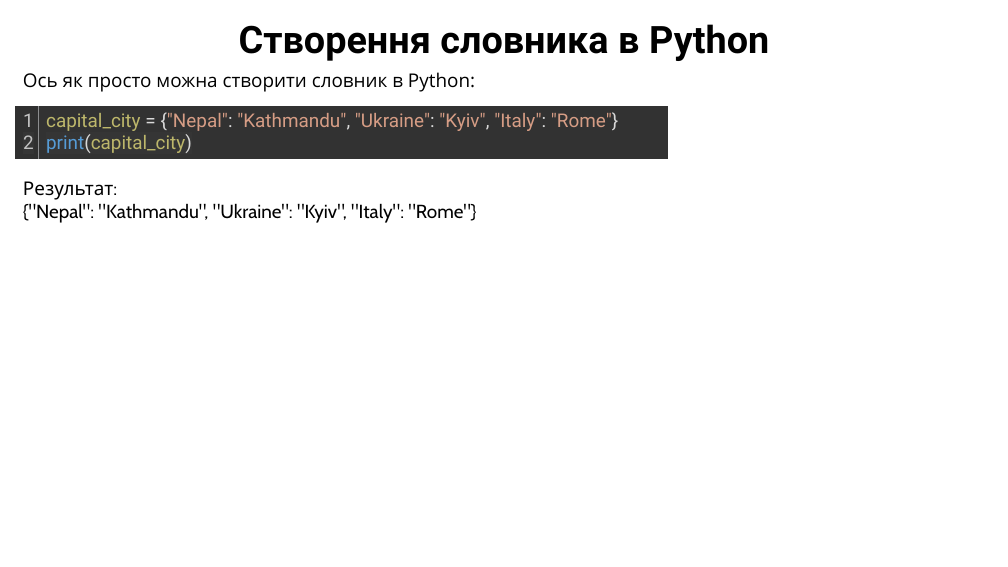
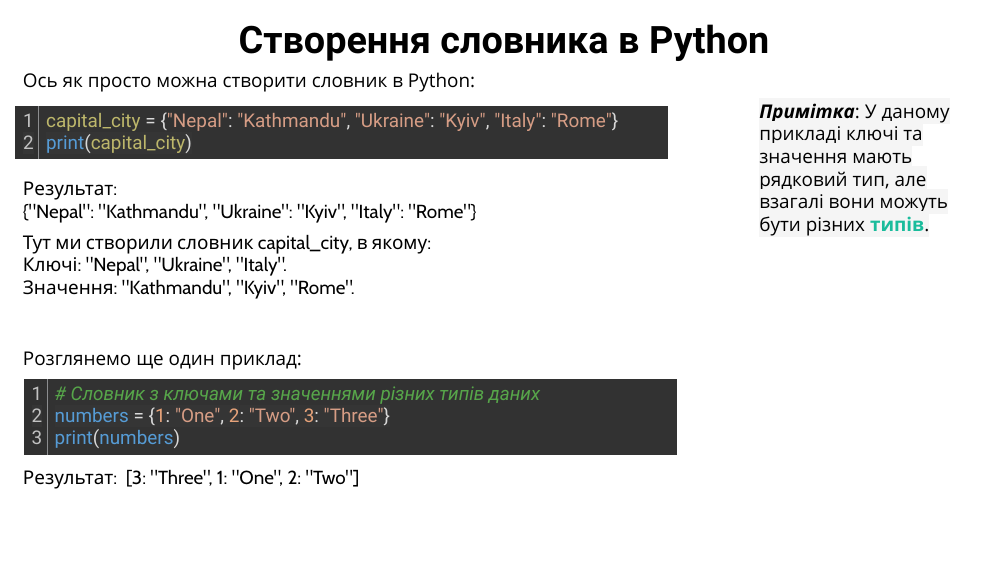
Before and after one commit to arg3ntuum/PythonCourse, a slide deck: slide 3 of Python Урок 10 Словники.pptx. Drawn at 1008x567 pixels with LibreOffice and Linux fonts; fonts in the diff are those of the drawing. Boxes give left, top, right and bottom in pixels: in the first picture for what was removed or moved away, otherwise in the second. Text is boxed around its words. In the diff, an @@ line names an element or a change of style, - is before the commit and + after.

```diff
--- a/Python Урок 10 Словники.pptx
+++ b/Python Урок 10 Словники.pptx
@@ text added at box(759, 103, 950, 236), 18 pt, text #000000 @@
+Примітка: У даному прикладі ключі та значення мають рядковий тип, але взагалі вони можуть бути різних типів.
@@ text added at box(23, 234, 427, 299), 18 pt, text #000000 @@
+Тут ми створили словник capital_city, в якому:
+Ключі: "Nepal", "Ukraine", "Italy".
+Значення: "Kathmandu", "Kyiv", "Rome".
@@ text added at box(23, 351, 302, 370), 18 pt, text #000000 @@
+Розглянемо ще один приклад:
@@ table added at box(24, 380, 678, 455), 1 rows, 2 columns @@
+1 / 2 / 3 | # Словник з ключами та значеннями різних типів даних / numbers = {1: "One", 2: "Two", 3: "Three"} / print(numbers)
@@ text added at box(23, 469, 360, 489), 18 pt, text #000000 @@
+Результат: [3: "Three", 1: "One", 2: "Two"]
```
Also in this commit, not shown: 8 slides added, 1 other file.
